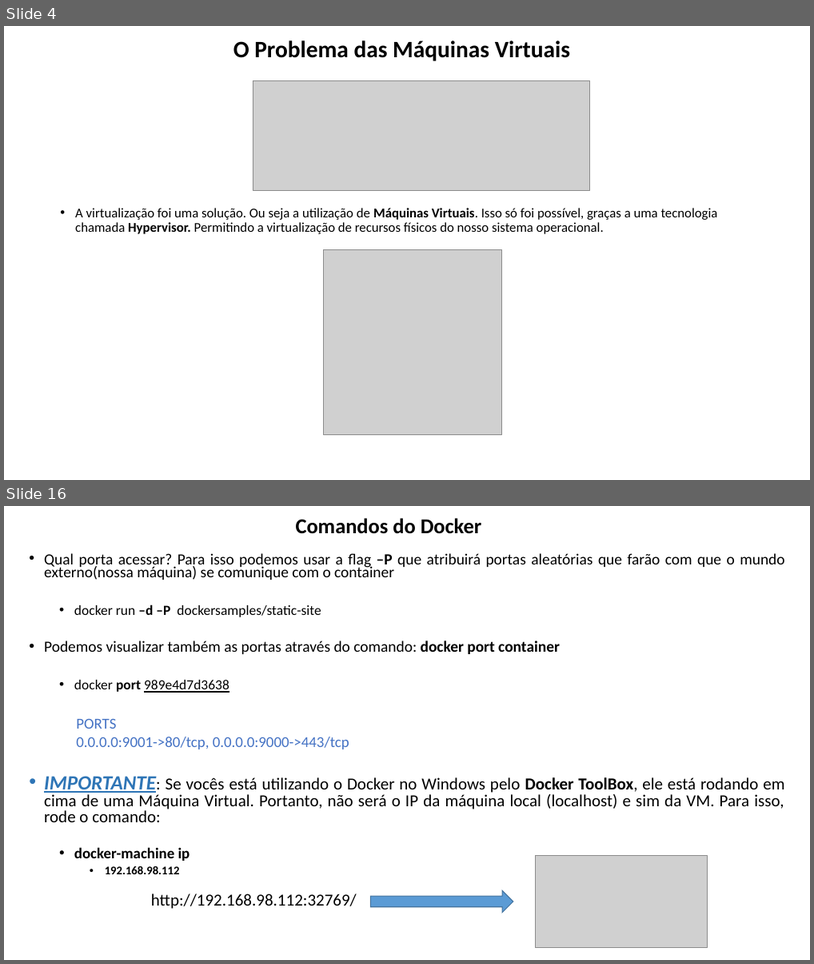
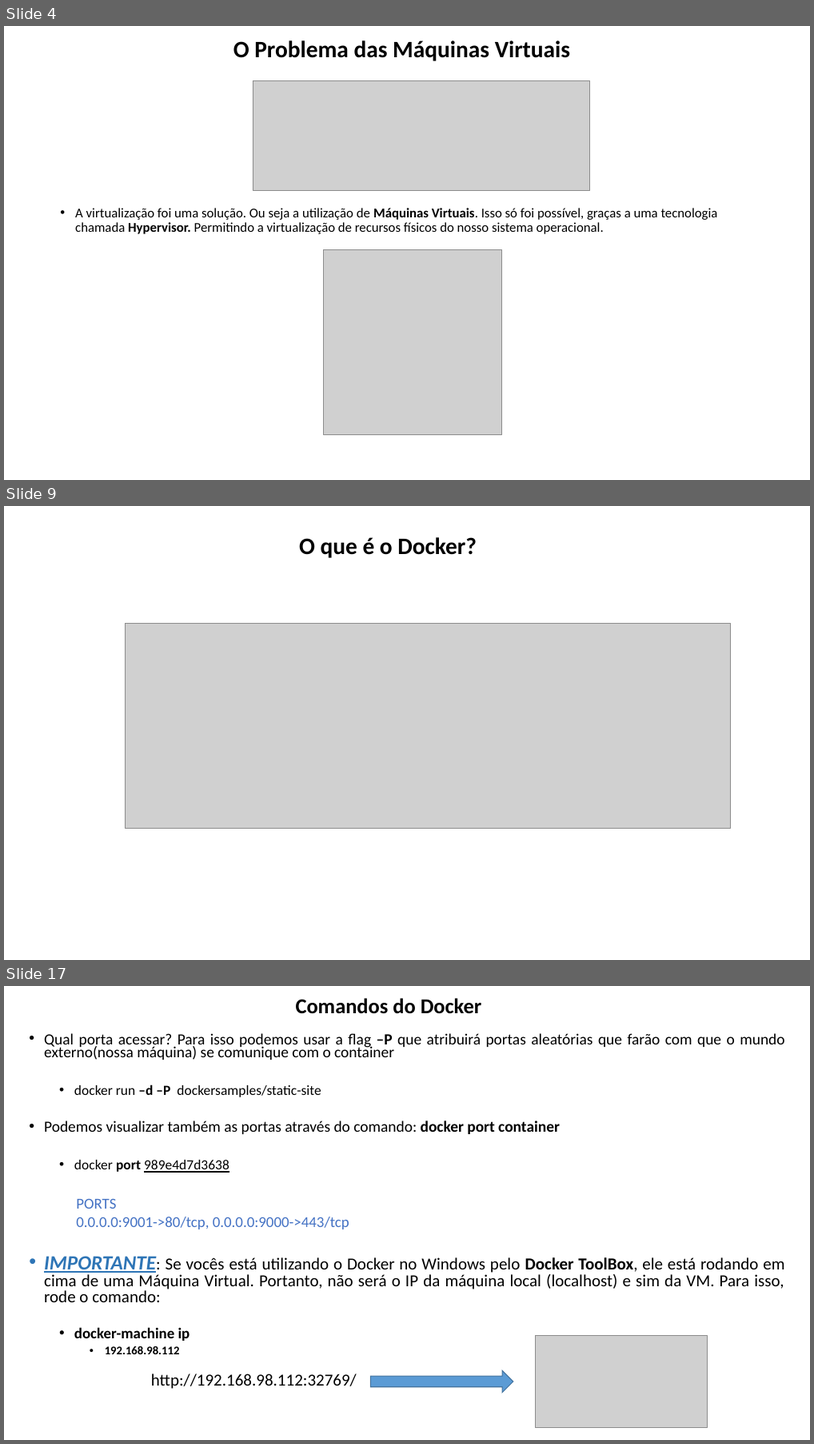
Before and after one commit to lacsousa/learning-docker, a slide deck: docs/docker-resumo.pptx. Shown one above the other, each under a label of ours: slides 4 and 16 before the commit, slides 4, 9 and 17 after it; the slides between them are not shown. The pictures are 814x964 and 814x1444 pixels, drawn with LibreOffice and Linux fonts; fonts in the diff are those of the drawing; grey boxes stand for pictures. Boxes give left, top, right and bottom in pixels: in the first picture for what was removed or moved away, otherwise in the second. Text is boxed around its words. In the diff, an @@ line names an element or a change of style, - is before the commit and + after.

```diff
--- a/docs/docker-resumo.pptx
+++ b/docs/docker-resumo.pptx
@@ slide 9 added at (x1=4, y1=506, x2=810, y2=960), background #FFFFFF @@
@@ title added at (x1=299, y1=537, x2=477, y2=558), 28 pt, text #000000, bold @@
+O que é o Docker?
@@ picture added at (x1=125, y1=624, x2=730, y2=828) @@
@@ what was slide 16 is now slide 17 @@
```
Also in this commit, not shown: 10 slides changed, 2 other slides added, 3 slides removed.
